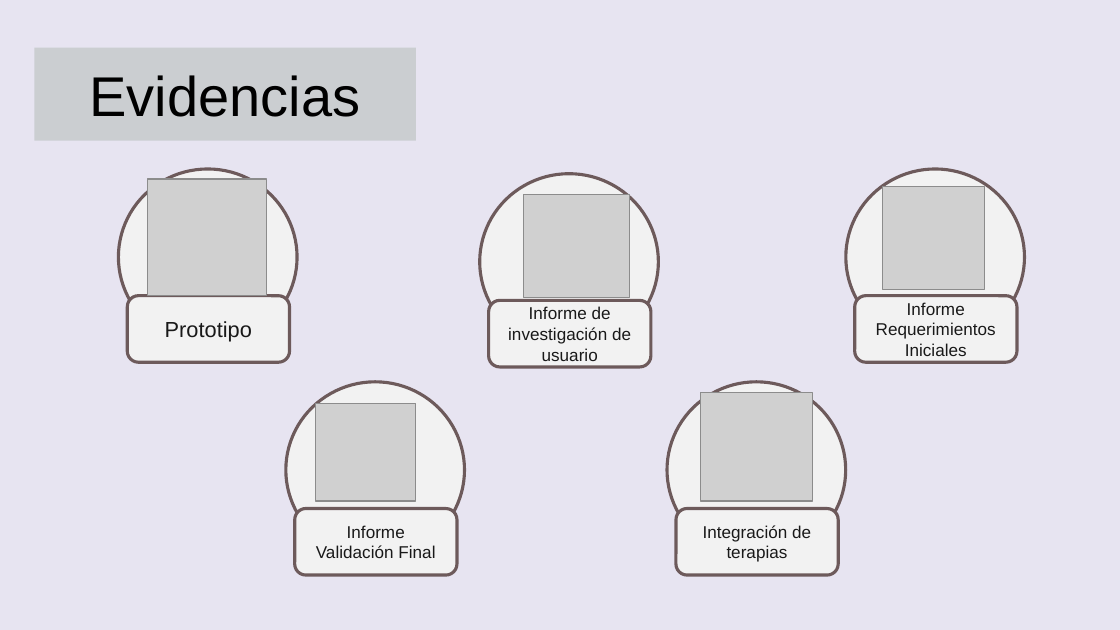
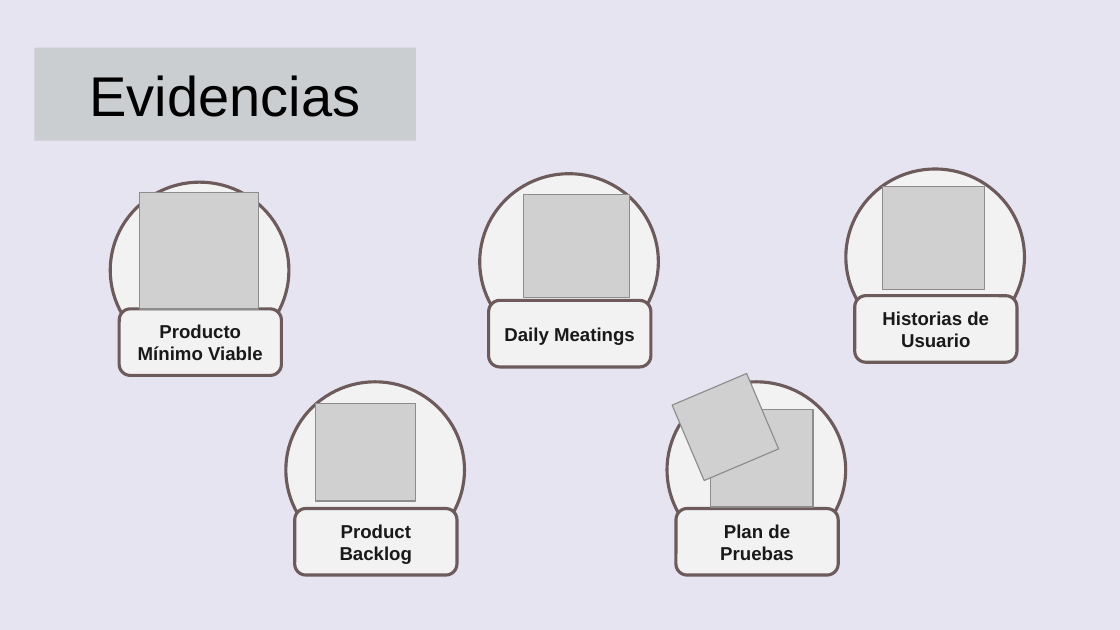
Before and after one commit to DanixaChan/Grupo-2, a slide deck: slide 14 of Fase 1/Evidencias Grupales/CalmaVR-Fase1.pptx. Drawn at 1120x630 pixels with LibreOffice and Linux fonts; fonts in the diff are those of the drawing; grey boxes stand for pictures; background and template pictures are left out. Boxes give left, top, right and bottom in pixels: in the first picture for what was removed or moved away, otherwise in the second. Text is boxed around its words. In the diff, an @@ line names an element or a change of style, - is before the commit and + after.

```diff
--- a/Fase 1/Evidencias Grupales/CalmaVR-Fase1.pptx
+++ b/Fase 1/Evidencias Grupales/CalmaVR-Fase1.pptx
@@ 1 picture, 1 ellipse, 1 rounded rectangle: place and size @@
-1 picture, 1 ellipse, 1 rounded rectangle at [119,169,298,362]
+1 picture, 1 ellipse, 1 rounded rectangle at [110,183,289,375]
@@ text in rounded rectangle at [138,324,263,360]: text changed; size 14 to 12 pt; bold on @@
-Prototipo
+Producto Mínimo Viable
@@ text in rounded rectangle at [504,327,635,345]: text changed; size 11 to 12 pt; bold on @@
-Informe de investigación de usuario
+Daily Meatings
@@ text in rounded rectangle at [882,311,989,347]: text changed; size 11 to 12 pt; bold on @@
-Informe Requerimientos Iniciales
+Historias de Usuario
@@ picture added at [672,373,778,480] @@
@@ picture: place and size @@
-picture at [700,393,812,502]
+picture at [711,410,813,507]
@@ text in rounded rectangle at [340,524,412,564]: text changed; size 11 to 12 pt; bold on @@
-Informe Validación Final
+Product Backlog
@@ text in rounded rectangle at [720,524,794,560]: text changed; size 11 to 12 pt; bold on @@
-Integración de terapias
+Plan de Pruebas
```
Also in this commit, not shown: 7 other slides changed, 1 slide added, 1 slide removed.
